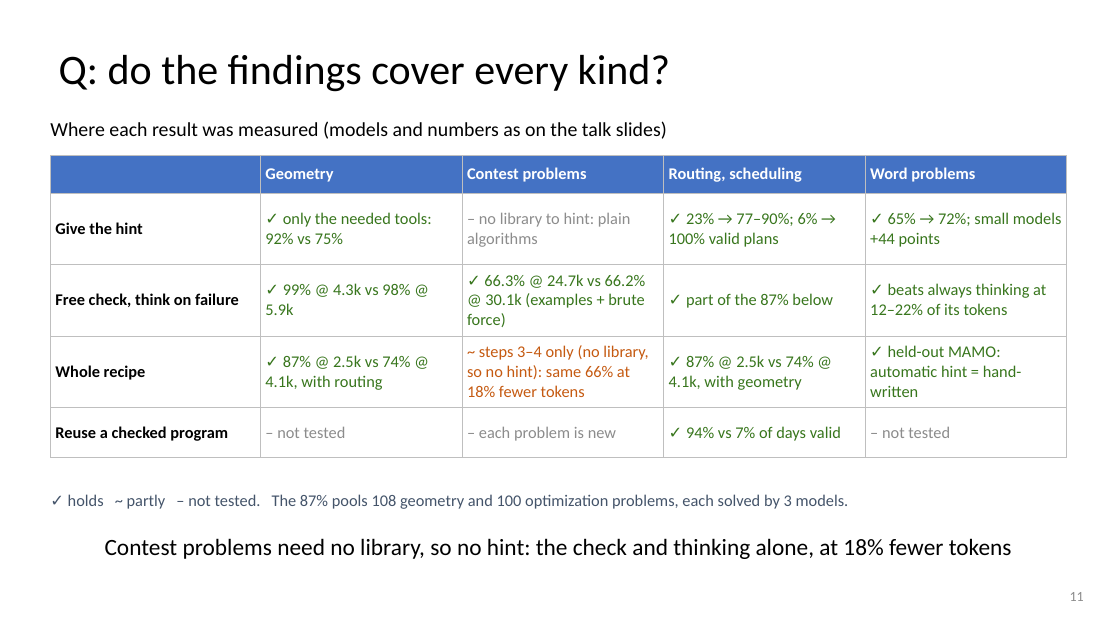
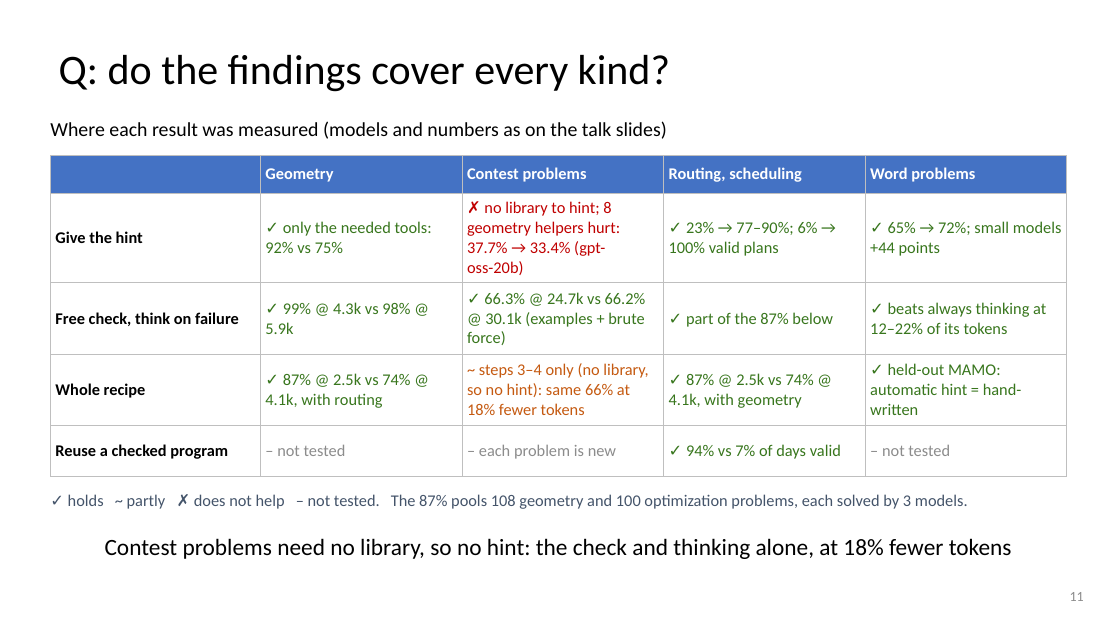
Before and after one commit to dlwns147/CSED490E_Project_Team5, a slide deck: slide 11 of Proposal_Team5.pptx. Drawn at 1120x630 pixels with LibreOffice and Linux fonts; fonts in the diff are those of the drawing. Boxes give left, top, right and bottom in pixels: in the first picture for what was removed or moved away, otherwise in the second. Text is boxed around its words. In the diff, an @@ line names an element or a change of style, - is before the commit and + after.

```diff
--- a/Proposal_Team5.pptx
+++ b/Proposal_Team5.pptx
@@ table at (50,155,1067,463) @@
-row 2, column 3: – no library to hint: plain algorithms
+row 2, column 3: ✗ no library to hint; 8 geometry helpers hurt: 37.7% → 33.4% (gpt-oss-20b)
@@ text at (68,494,968,509): text changed @@
-✓ holds ~ partly – not tested. The 87% pools 108 geometry and 100 optimization problems, each solved by 3 models.
+✓ holds ~ partly ✗ does not help – not tested. The 87% pools 108 geometry and 100 optimization problems, each solved by 3 models.
```
Also in this commit, not shown: 3 other files.
